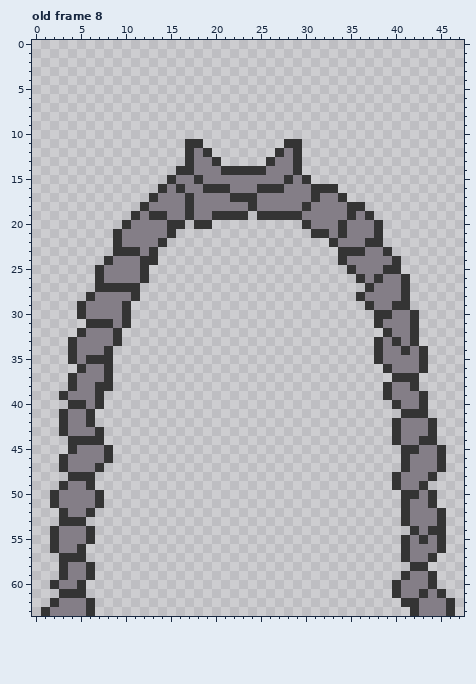
Edited in one commit: pixel-art file (SpookyJam/Assets/Images/Doors/BaseDoor.aseprite). The first picture shows the starting point.
48x64 pixels, 8 frames. Shown: old frame 8. The commit also changed other frames, which this record leaves out.
And afterwards:
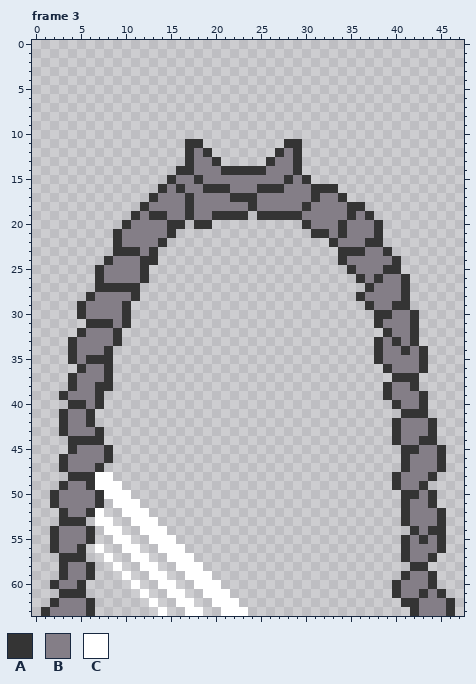
Palette (. is transparent): A #343434  B #847e87  C #ffffff
A new or re-ordered frame is compared with the old frame closest to it.
The edit:
layer "Shine" added
frames re-ordered
Frame 3 against old frame 8, layer "Shine":
There is now colour C in row 48 at x 7 to 8; in row 49 at x 7 to 9; in row 50 at x 8 to 10; in row 51 at x 9 to 11; in row 52 at x 7 and 10 to 12; in row 53 at x 7 to 8 and 11 to 13.
There is now colour C in row 54 at x 8 to 9 and 12 to 14; in row 55 at x 9 to 10 and 13 to 15; in row 56 at x 7, 10 to 11 and 14 to 16; in row 57 at x 8, 11 to 12 and 15 to 17; in row 58 at x 9, 12 to 13 and 16 to 18; in row 59 at x 10, 13 to 14 and 17 to 19.
There is now colour C in row 60 at x 11, 14 to 15 and 18 to 20; in row 61 at x 12, 15 to 16 and 19 to 21; in row 62 at x 13, 16 to 17 and 20 to 22; in row 63 at x 14, 17 to 18 and 21 to 23.
